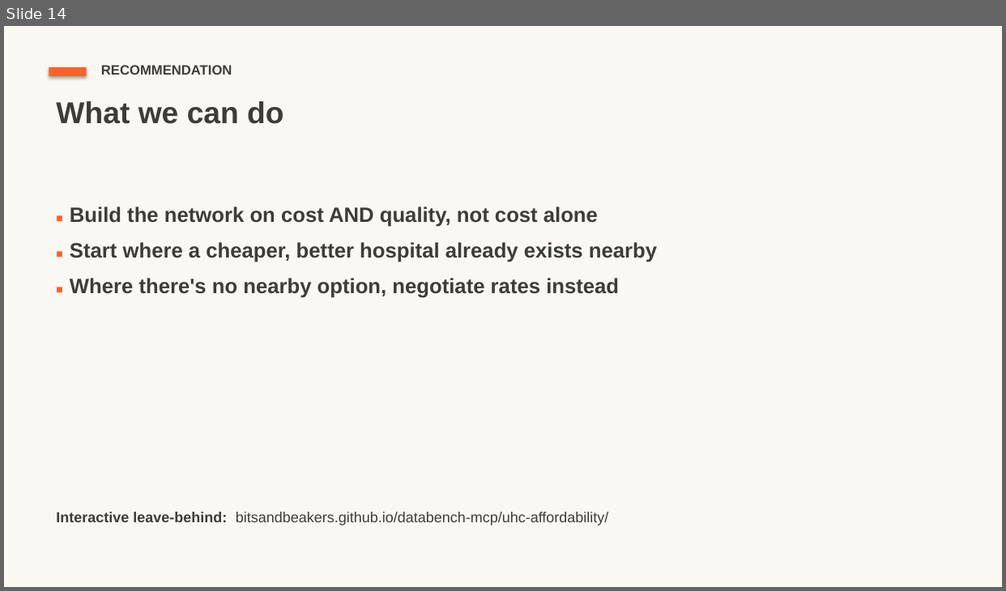
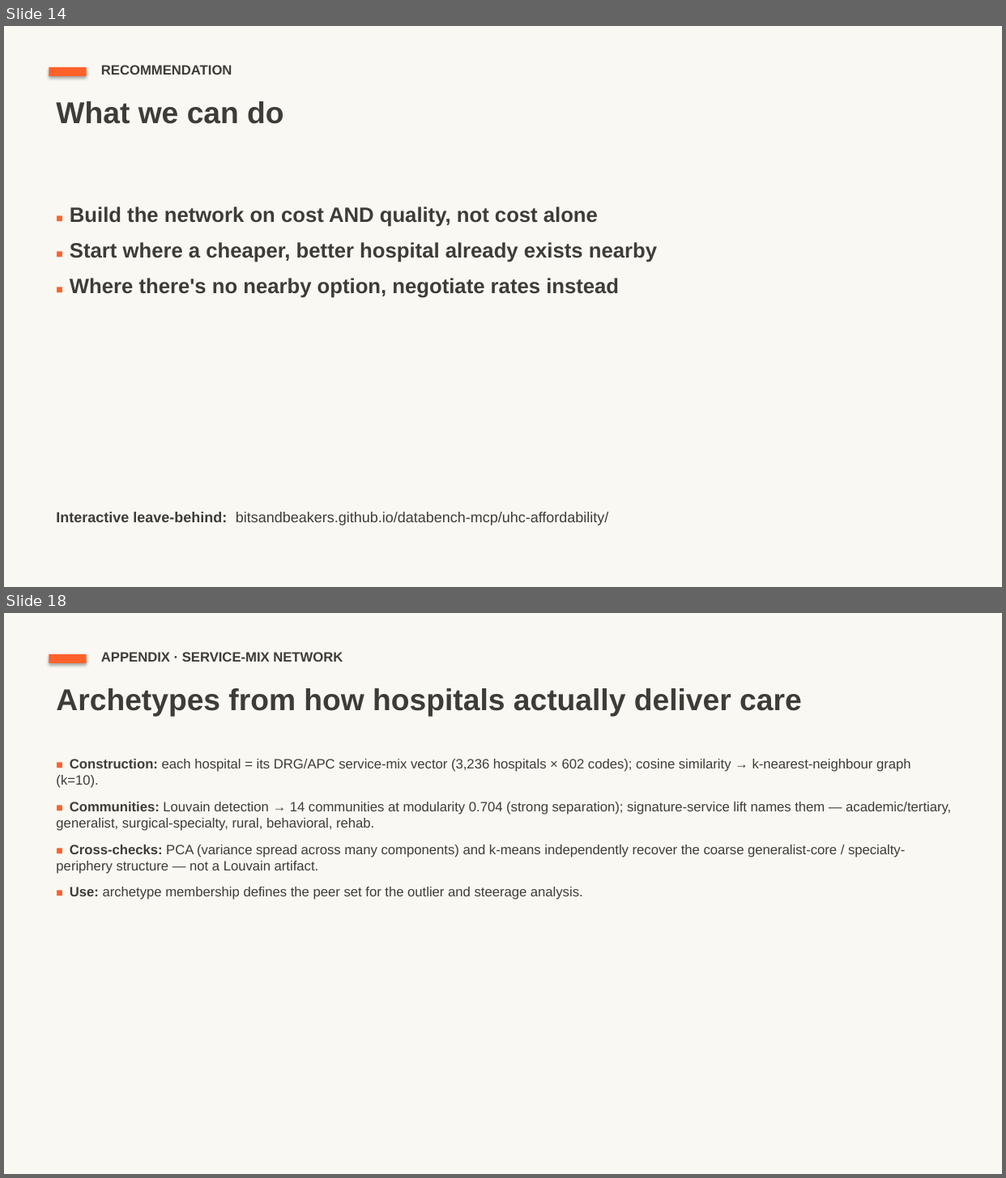
Before and after one commit to bitsandbeakers/databench-mcp, a slide deck: docs/slides/UHC_Affordability_Deck_readahead.pptx. Shown one above the other, each under a label of ours: slide 14 before the commit, slides 14 and 18 after it; the slides between them are not shown. The pictures are 1006x591 and 1006x1178 pixels, drawn with LibreOffice and Linux fonts; fonts in the diff are those of the drawing. Boxes give left, top, right and bottom in pixels: in the first picture for what was removed or moved away, otherwise in the second. Text is boxed around its words. In the diff, an @@ line names an element or a change of style, - is before the commit and + after.

```diff
--- a/docs/slides/UHC_Affordability_Deck_readahead.pptx
+++ b/docs/slides/UHC_Affordability_Deck_readahead.pptx
@@ slide 18 added at box(4, 613, 1002, 1174), background #FAF8F2 @@
@@ rectangle added at box(49, 654, 87, 663), fill #FF612B @@
@@ text added at box(101, 652, 343, 662), 13 pt, text #3D3C38, bold @@
+APPENDIX · SERVICE-MIX NETWORK
@@ text added at box(56, 688, 802, 717), 29 pt, text #3D3C38, bold @@
+Archetypes from how hospitals actually deliver care
@@ text added at box(56, 759, 951, 900), 13 pt, text #3D3C38 @@
+■ Construction: each hospital = its DRG/APC service-mix vector (3,236 hospitals × 602 codes); cosine similarity → k-nearest-neighbour graph (k=10).
+■ Communities: Louvain detection → 14 communities at modularity 0.704 (strong separation); signature-service lift names them — academic/tertiary, generalist, surgical-specialty, rural, behavioral, rehab.
+■ Cross-checks: PCA (variance spread across many components) and k-means independently recover the coarse generalist-core / specialty-periphery structure — not a Louvain artifact.
+■ Use: archetype membership defines the peer set for the outlier and steerage analysis.
```
Also in this commit, not shown: 1 slide changed, 6 other slides added.
